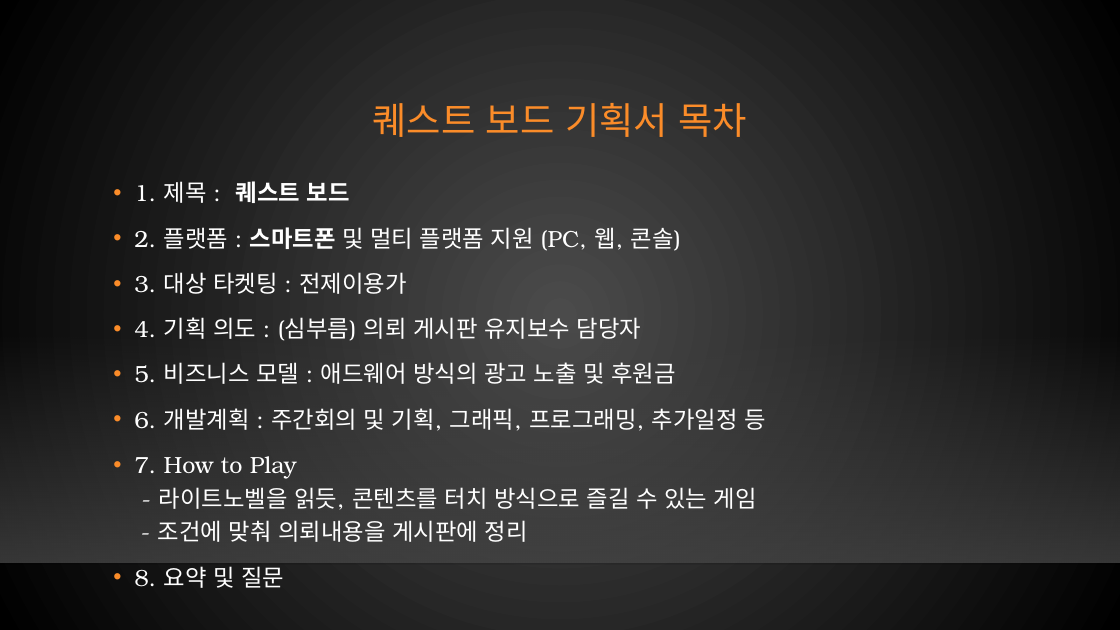
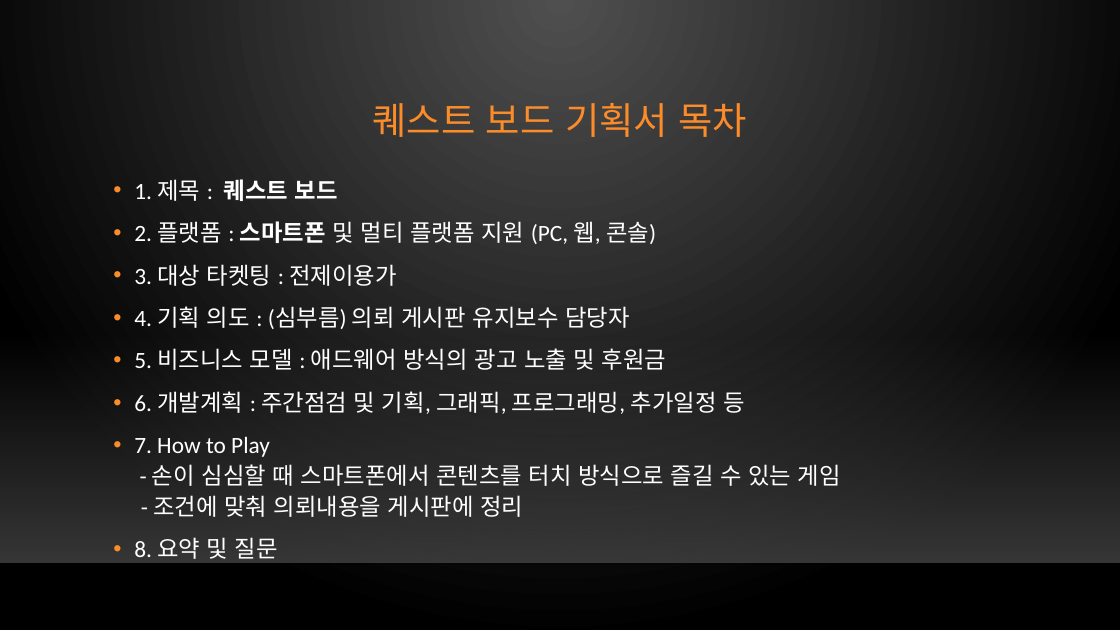
Before and after one commit to xqiwipx/first_project, a slide deck: slide 2 of Kims_project.pptx. Drawn at 1120x630 pixels with LibreOffice and Linux fonts; fonts in the diff are those of the drawing; background and template pictures are left out. Boxes give left, top, right and bottom in pixels: in the first picture for what was removed or moved away, otherwise in the second. Text is boxed around its words. In the diff, an @@ line names an element or a change of style, - is before the commit and + after.

Commit message:
Update Kims_project.pptx
240319내용추가

```diff
--- a/Kims_project.pptx
+++ b/Kims_project.pptx
@@ background gradient #4B4B4B to #000000 to gradient #505050 to #000000 @@
@@ title "퀘스트 보드 기획서 목차" at [372,103,748,137]: font TeX Gyre Bonum to Calibri @@
@@ text at [134,179,666,564]: font TeX Gyre Bonum to Calibri in "1. 제목 : 퀘스트 보드", "2. 플랫폼 : 스마트폰 및 멀티 플랫폼 ...", "3. 대상 타켓팅 : 전제이용가", "4. 기획 의도 : (심부름) 의뢰 게시판 ..." and 2 more places; line spacing 1.2 to 1.1 @@
@@ text at [134,391,841,517]: text changed; font TeX Gyre Bonum to Calibri @@
-• 6. 개발계획 : 주간회의 및 기획, 그래픽, 프로그래밍, 추가일정 등
-• 7. How to Play
-  - 라이트노벨을 읽듯, 콘텐츠를 터치 방식으로 즐길 수 있는 게임
-  - 조건에 맞춰 의뢰내용을 게시판에 정리
+• 6. 개발계획 : 주간점검 및 기획, 그래픽, 프로그래밍, 추가일정 등
+• 7. How to Play
+  - 손이 심심할 때 스마트폰에서 콘텐츠를 터치 방식으로 즐길 수 있는 게임
+  - 조건에 맞춰 의뢰내용을 게시판에 정리
```
Also in this commit, not shown: 25 other slides changed, 4 slides added, 3 slides removed.
